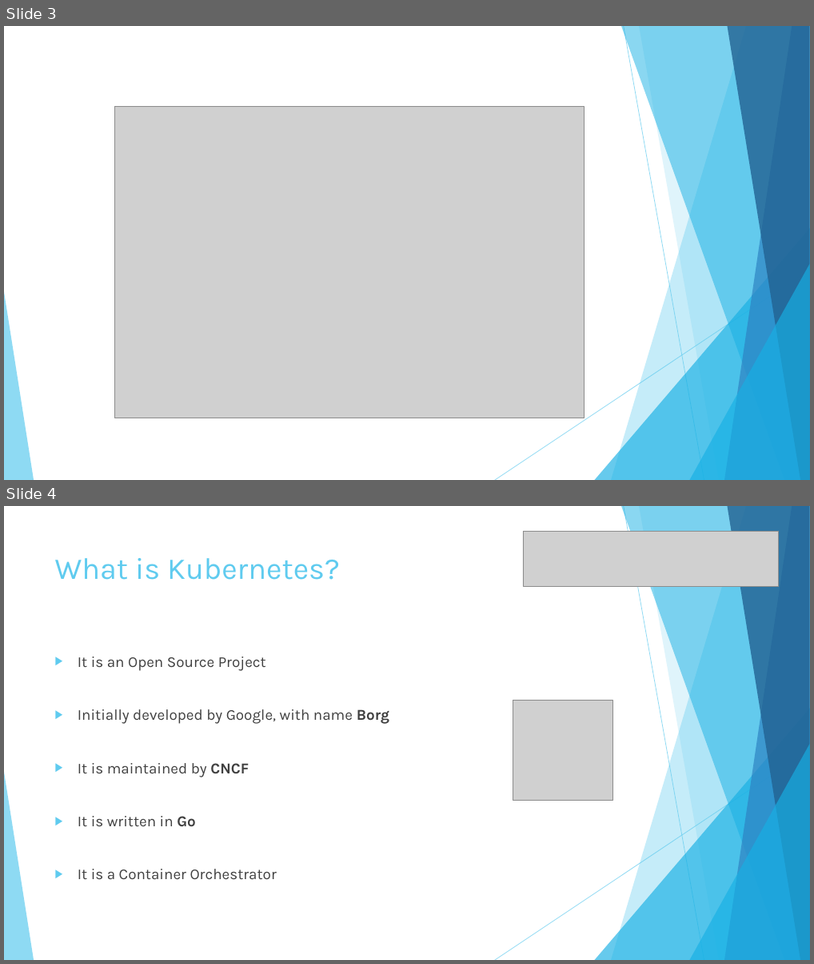
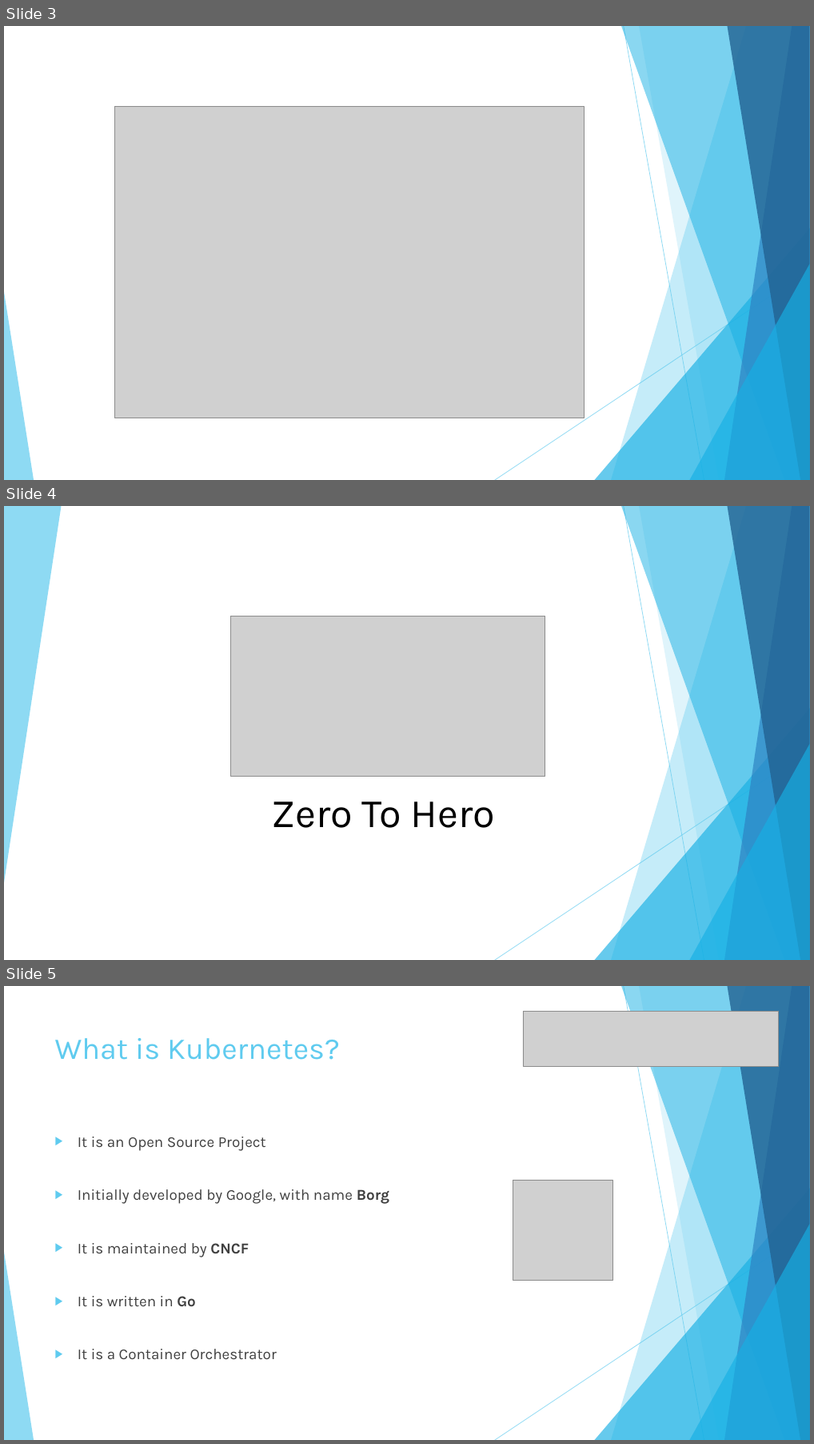
Before and after one commit to cirux91/kubernetes-demo, a slide deck: slides/kube-demo.pptx. Shown one above the other, each under a label of ours: slides 3 and 4 before the commit, slides 3, 4 and 5 after it. The pictures are 814x964 and 814x1444 pixels, drawn with LibreOffice and Linux fonts; fonts in the diff are those of the drawing; grey boxes stand for pictures. Boxes give left, top, right and bottom in pixels: in the first picture for what was removed or moved away, otherwise in the second. Text is boxed around its words. In the diff, an @@ line names an element or a change of style, - is before the commit and + after.

```diff
--- a/slides/kube-demo.pptx
+++ b/slides/kube-demo.pptx
@@ slide 4 added at (x1=4, y1=506, x2=810, y2=960), background #FFFFFF; not listed: 9 template elements that a slide beside it also shows @@
@@ freeform shape added at (x1=4, y1=506, x2=61, y2=882), fill #5FCBEF at 70% opacity @@
@@ picture added at (x1=231, y1=616, x2=546, y2=776) @@
@@ text added at (x1=272, y1=801, x2=495, y2=828), 48 pt, text #000000 @@
+Zero To Hero
@@ what was slide 4 is now slide 5 @@
```
Also in this commit, not shown: 1 other slide added, 1 slide removed.
